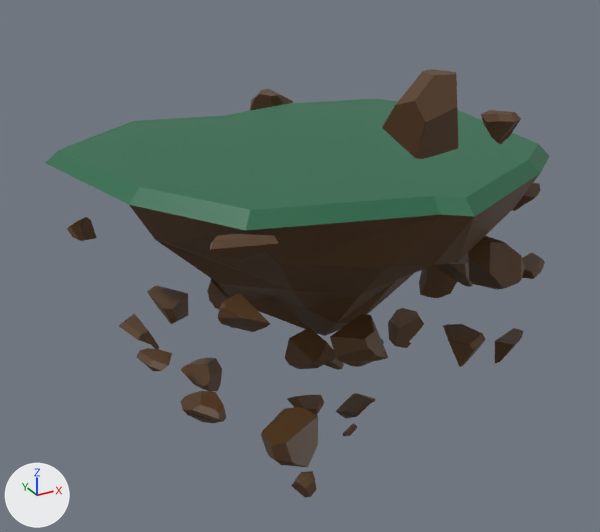
What one commit did to the Blender file Assets/AllPrefabs/FloatinIslands/Island2.blend.
The view is the same before and after, from a 50 mm camera at (-2.66, -4.6, 3.26) aimed at (-0.1, 0.06, 0.93). The axes (+X, +Y, +Z) are drawn at lower left. The lights are the same throughout.

The older version as bpy lines, for what is in view:
```python
ob_grid_001_cell_003 = bpy.data.objects.new('Grid.001_cell.003', me_grid_001_cell_002)
ob_grid_001_cell_003.location = (-1.222, 0.0, 0.518)
ob_grid_001_cell_003.scale = (0.359, 0.359, 0.359)
ob_grid_001_cell_009 = bpy.data.objects.new('Grid.001_cell.009', me_grid_001_cell_005)
ob_grid_001_cell_009.location = (0.009, -0.159, 0.052)
ob_grid_001_cell_009.scale = (0.359, 0.359, 0.359)
ob_grid_001_cell_010 = bpy.data.objects.new('Grid.001_cell.010', me_grid_001_cell_006)
ob_grid_001_cell_010.location = (0.102, 0.337, -1.264)
ob_grid_001_cell_010.scale = (0.359, 0.359, 0.359)
ob_grid_001_cell_011 = bpy.data.objects.new('Grid.001_cell.011', me_grid_001_cell_007)
ob_grid_001_cell_011.location = (1.109, -0.782, 0.635)
ob_grid_001_cell_011.scale = (0.359, 0.359, 0.359)
ob_grid_001_cell_013 = bpy.data.objects.new('Grid.001_cell.013', me_grid_001_cell_009)
ob_grid_001_cell_013.location = (-0.933, 0.516, 0.604)
ob_grid_001_cell_013.scale = (0.359, 0.359, 0.359)
ob_grid_001_cell_020 = bpy.data.objects.new('Grid.001_cell.020', me_grid_001_cell_015)
ob_grid_001_cell_020.location = (-1.302, 1.134, 1.271)
ob_grid_001_cell_020.scale = (0.359, 0.359, 0.359)
ob_grid_001_cell_021 = bpy.data.objects.new('Grid.001_cell.021', me_grid_001_cell_016)
ob_grid_001_cell_021.location = (1.188, 0.583, -0.179)
ob_grid_001_cell_021.scale = (0.359, 0.359, 0.359)
ob_grid_001_cell_027 = bpy.data.objects.new('Grid.001_cell.027', me_grid_001_cell_020)
ob_grid_001_cell_027.location = (-1.073, -0.498, 0.481)
ob_grid_001_cell_027.scale = (0.359, 0.359, 0.359)
ob_grid_001_cell_034 = bpy.data.objects.new('Grid.001_cell.034', me_grid_001_cell_026)
ob_grid_001_cell_034.location = (0.818, -0.924, 1.215)
ob_grid_001_cell_034.scale = (0.359, 0.359, 0.359)
# also in view: 'Grid.001_cell.004' at (-0.41, -1.64, 2.39); 'Grid.001_cell.057' at (-0.66, 0.58, -0.09); 'Grid.001_cell.015' at (-1.16, -1.21, 1.36); 'Grid.001_cell.059' at (1.13, 0.03, 0.59); 'Grid.001_cell.028' at (-0.6, -0.71, 0.11)
```
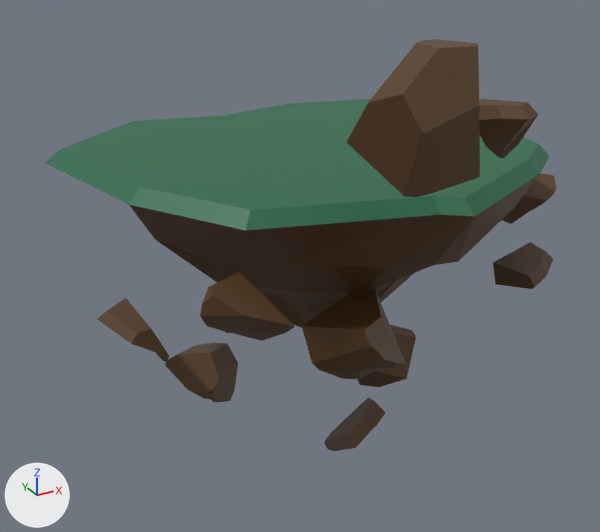
Changed parts and their boxes (x1, y1, x2, y2) in the pictures (600 x 532 px):
'Grid.001_cell.004', rescaled (74% wider, 75% taller)
    before: (382, 69, 458, 159)
    after: (347, 39, 480, 197)
'Grid.001_cell.026', rescaled (76% wider, 69% taller)
    before: (330, 314, 388, 367)
    after: (302, 289, 405, 379)
'Grid.001_cell.015', rescaled (81% wider, 73% taller)
    before: (218, 293, 270, 332)
    after: (200, 273, 295, 341)
'Grid.001_cell.057', rescaled (76% wider, 71% taller)
    before: (181, 358, 222, 392)
    after: (165, 343, 238, 402)
'Grid.001_cell.028', deleted (brown)
    before: (261, 407, 318, 467)
'Grid.001_cell.006', rescaled
    before: (481, 110, 521, 144)
    after: (479, 99, 538, 158)
'Grid.001_cell.034', deleted (brown)
    before: (468, 236, 525, 289)
'Grid.001_cell.012', rescaled
    before: (522, 253, 545, 279)
    after: (493, 242, 553, 289)
'Grid.001_cell.017', rescaled (78% wider, 81% taller)
    before: (119, 314, 159, 349)
    after: (97, 298, 169, 362)
'Grid.001_cell.001', rescaled (313% wider, 286% taller)
    before: (343, 423, 357, 436)
    after: (324, 398, 385, 451)
'Grid.001_cell.036', deleted (brown)
    before: (285, 327, 336, 369)
'Grid.001_cell.056', deleted (brown)
    before: (210, 234, 279, 259)
'Grid.001_cell.041', rescaled (not visible before)
    after: (357, 325, 416, 387)
'Grid.001_cell.027', deleted (brown)
    before: (180, 391, 226, 423)
'Grid.001_cell.047', rescaled
    before: (513, 183, 541, 211)
    after: (502, 174, 557, 224)
'Grid.001_cell.031', deleted (brown)
    before: (443, 324, 486, 367)
'Grid.001_cell.021', deleted (brown)
    before: (388, 308, 424, 348)
'Grid.001_cell.013', deleted (brown)
    before: (147, 285, 189, 324)
'Grid.001_cell.059', deleted (brown)
    before: (419, 265, 458, 298)
'Grid.001_cell.053', deleted (brown)
    before: (435, 253, 473, 287)
'Grid.001_cell.003', deleted (brown)
    before: (136, 348, 172, 371)
'Grid.001_cell.044', deleted (brown)
    before: (336, 393, 376, 418)
'Grid.001_cell.011', deleted
    before: (495, 328, 523, 363)
'Grid.001_cell.051', deleted (brown)
    before: (250, 89, 293, 110)
'Grid.001_cell.046', deleted (brown)
    before: (287, 395, 324, 415)
'Grid.001_cell.020', deleted (brown)
    before: (67, 217, 97, 241)
'Grid.001_cell.010', deleted (brown)
    before: (291, 471, 317, 498)
'Grid.001_cell.049', deleted
    before: (207, 279, 229, 310)
'Grid.001_cell.009', deleted
    before: (324, 358, 344, 370)

What changed in the scene script:
```text
Change ob_grid_001_cell_001:
    ob_grid_001_cell_001.scale: (0.359, 0.359, 0.359) -> (1.46, 1.46, 1.46)
Remove ob_grid_001_cell_003:
    ob_grid_001_cell_003 = bpy.data.objects.new('Grid.001_cell.003', me_grid_001_cell_002)
Change ob_grid_001_cell_004:
    ob_grid_001_cell_004.scale: (0.359, 0.359, 0.359) -> (0.632, 0.632, 0.632)
Change ob_grid_001_cell_006:
    ob_grid_001_cell_006.scale: (0.359, 0.359, 0.359) -> (0.632, 0.632, 0.632)
Remove ob_grid_001_cell_009:
    ob_grid_001_cell_009 = bpy.data.objects.new('Grid.001_cell.009', me_grid_001_cell_005)
Remove ob_grid_001_cell_010:
    ob_grid_001_cell_010 = bpy.data.objects.new('Grid.001_cell.010', me_grid_001_cell_006)
Remove ob_grid_001_cell_011:
    ob_grid_001_cell_011 = bpy.data.objects.new('Grid.001_cell.011', me_grid_001_cell_007)
Change ob_grid_001_cell_012:
    ob_grid_001_cell_012.scale: (0.359, 0.359, 0.359) -> (0.632, 0.632, 0.632)
Remove ob_grid_001_cell_013:
    ob_grid_001_cell_013 = bpy.data.objects.new('Grid.001_cell.013', me_grid_001_cell_009)
Change ob_grid_001_cell_015:
    ob_grid_001_cell_015.scale: (0.359, 0.359, 0.359) -> (0.632, 0.632, 0.632)
Change ob_grid_001_cell_017:
    ob_grid_001_cell_017.scale: (0.359, 0.359, 0.359) -> (0.632, 0.632, 0.632)
Remove ob_grid_001_cell_020:
    ob_grid_001_cell_020 = bpy.data.objects.new('Grid.001_cell.020', me_grid_001_cell_015)
Remove ob_grid_001_cell_021:
    ob_grid_001_cell_021 = bpy.data.objects.new('Grid.001_cell.021', me_grid_001_cell_016)
Change ob_grid_001_cell_026:
    ob_grid_001_cell_026.scale: (0.359, 0.359, 0.359) -> (0.632, 0.632, 0.632)
Remove ob_grid_001_cell_027:
    ob_grid_001_cell_027 = bpy.data.objects.new('Grid.001_cell.027', me_grid_001_cell_020)
Remove ob_grid_001_cell_028:
    ob_grid_001_cell_028 = bpy.data.objects.new('Grid.001_cell.028', me_grid_001_cell_021)
Remove ob_grid_001_cell_031:
    ob_grid_001_cell_031 = bpy.data.objects.new('Grid.001_cell.031', me_grid_001_cell_023)
Remove ob_grid_001_cell_034:
    ob_grid_001_cell_034 = bpy.data.objects.new('Grid.001_cell.034', me_grid_001_cell_026)
Remove ob_grid_001_cell_036:
    ob_grid_001_cell_036 = bpy.data.objects.new('Grid.001_cell.036', me_grid_001_cell_027)
Change ob_grid_001_cell_041:
    ob_grid_001_cell_041.scale: (0.359, 0.359, 0.359) -> (1.2, 1.2, 1.2)
Remove ob_grid_001_cell_044:
    ob_grid_001_cell_044 = bpy.data.objects.new('Grid.001_cell.044', me_grid_001_cell_031)
Remove ob_grid_001_cell_046:
    ob_grid_001_cell_046 = bpy.data.objects.new('Grid.001_cell.046', me_grid_001_cell_033)
Change ob_grid_001_cell_047:
    ob_grid_001_cell_047.scale: (0.359, 0.359, 0.359) -> (0.632, 0.632, 0.632)
Remove ob_grid_001_cell_049:
    ob_grid_001_cell_049 = bpy.data.objects.new('Grid.001_cell.049', me_grid_001_cell_036)
Remove ob_grid_001_cell_051:
    ob_grid_001_cell_051 = bpy.data.objects.new('Grid.001_cell.051', me_grid_001_cell_038)
Remove ob_grid_001_cell_053:
    ob_grid_001_cell_053 = bpy.data.objects.new('Grid.001_cell.053', me_grid_001_cell_039)
Remove ob_grid_001_cell_056:
    ob_grid_001_cell_056 = bpy.data.objects.new('Grid.001_cell.056', me_grid_001_cell_040)
Change ob_grid_001_cell_057:
    ob_grid_001_cell_057.scale: (0.359, 0.359, 0.359) -> (0.632, 0.632, 0.632)
Remove ob_grid_001_cell_059:
    ob_grid_001_cell_059 = bpy.data.objects.new('Grid.001_cell.059', me_grid_001_cell_042)
```
